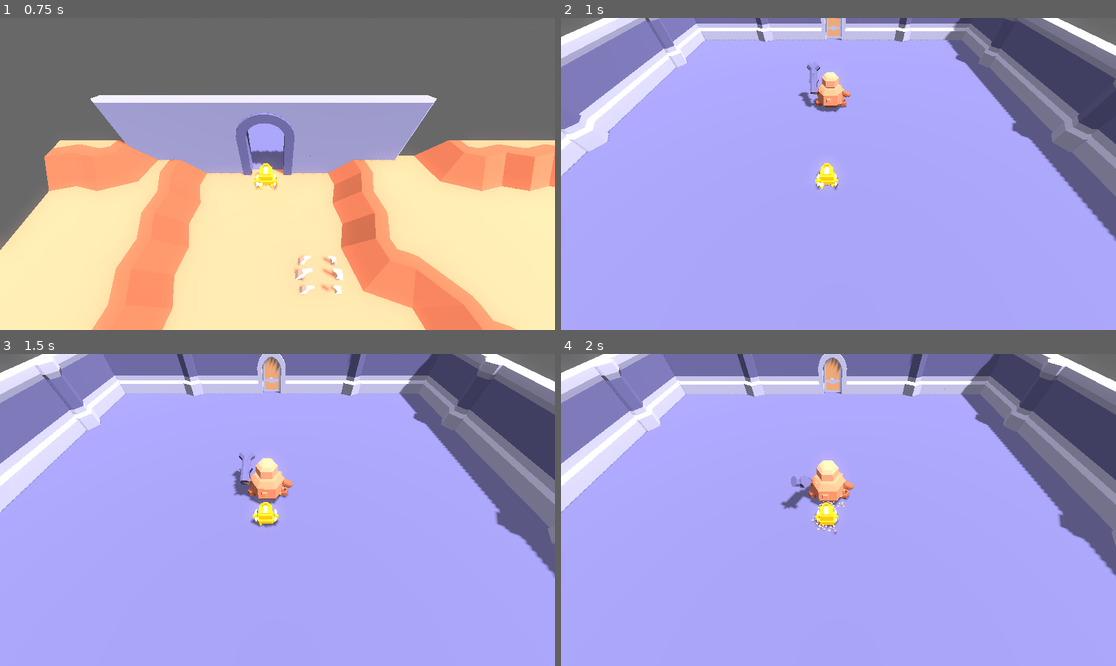
Above: before the commit, frames 1-4 (two rows, left to right).
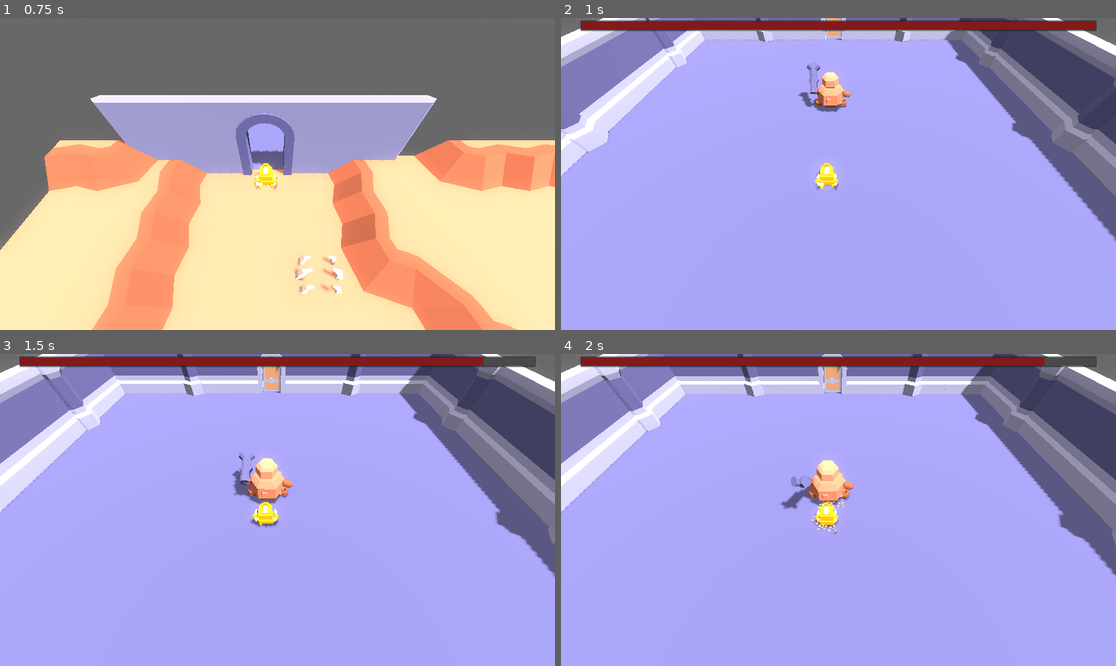
Above: after the commit, the same moments.

Repository: DreadBoy/children-of-the-parapet
Game: Godot game, scene res://scenes/game.tscn
Two runs of this game, one before a commit and one after it. Both use one fixed random seed, a clock stepped at 60 frames per second and the inputs below.
Inputs:
- Up to frame 1 (0.75 s): tap Enter at 0.5 s; hold W (move_up) from 0.53 s (still down); hold Shift (dash) from 0.53 s (still down)
- Up to frame 2 (1 s): keep holding W (move_up); keep holding Shift (dash)
- Up to frame 3 (1.5 s): keep holding W (move_up); release Shift (dash) at 1.28 s; tap Shift (dash) at 1.35 s
- Up to frame 4 (2 s): keep holding W (move_up)

Frame 1 is identical in both runs. In frame 2, 3.3% of the frame differs, in the area x 3-97%, y 0-5%; in frame 3, 3.3%; in frame 4, 3.3%.

Commit message:
Add Boss bar and global events for game win/loss

Diff:
--- a/boss-1/boss-1.gd
+++ b/boss-1/boss-1.gd
@@ -44,6 +44,6 @@
 		delta * turn_speed
 	)
 
-func _on_player_hit(body: Node3D):
-	print(body)
+func _on_player_hit(_body: Node3D):
+	Global.OnGameLoss.emit()
 	pass
--- a/character/character-animated.tscn
+++ b/character/character-animated.tscn
@@ -99,6 +99,83 @@
 "transitions": PackedFloat32Array(1),
 "update": 1,
 "values": [false]
+}
+
+[sub_resource type="Animation" id="Animation_callt"]
+resource_name = "dash"
+length = 0.5
+step = 0.02
+tracks/0/type = "value"
+tracks/0/imported = false
+tracks/0/enabled = true
+tracks/0/path = NodePath("head_classic:position")
+tracks/0/interp = 1
+tracks/0/loop_wrap = true
+tracks/0/keys = {
+"times": PackedFloat32Array(0, 0.02, 0.06),
+"transitions": PackedFloat32Array(1, 1, 1),
+"update": 0,
+"values": [Vector3(2.19719e-08, 0.0994902, 0), Vector3(2.19719e-08, 0.0551302, 0), Vector3(0.157549, 0.0379364, 0)]
+}
+tracks/1/type = "value"
+tracks/1/imported = false
+tracks/1/enabled = true
+tracks/1/path = NodePath("foot_topShield:position")
+tracks/1/interp = 1
+tracks/1/loop_wrap = true
+tracks/1/keys = {
+"times": PackedFloat32Array(0, 0.02, 0.06),
+"transitions": PackedFloat32Array(1, 1, 1),
+"update": 0,
+"values": [Vector3(8.78877e-08, 0.39949, 0), Vector3(8.78877e-08, 0.35513, 0), Vector3(0.157549, 0.337936, 0)]
+}
+tracks/2/type = "value"
+tracks/2/imported = false
+tracks/2/enabled = true
+tracks/2/path = NodePath("foot_double:position")
+tracks/2/interp = 1
+tracks/2/loop_wrap = true
+tracks/2/keys = {
+"times": PackedFloat32Array(0),
+"transitions": PackedFloat32Array(1),
+"update": 0,
+"values": [Vector3(2.98023e-08, 0.16, 0.18)]
+}
+tracks/3/type = "value"
+tracks/3/imported = false
+tracks/3/enabled = true
+tracks/3/path = NodePath("foot_double2:position")
+tracks/3/interp = 1
+tracks/3/loop_wrap = true
+tracks/3/keys = {
+"times": PackedFloat32Array(0),
+"transitions": PackedFloat32Array(1),
+"update": 0,
+"values": [Vector3(2.98023e-08, 0.16, -0.18)]
+}
+tracks/4/type = "value"
+tracks/4/imported = false
+tracks/4/enabled = true
+tracks/4/path = NodePath("attack-area:monitoring")
+tracks/4/interp = 1
+tracks/4/loop_wrap = true
+tracks/4/keys = {
+"times": PackedFloat32Array(0, 0.48),
+"transitions": PackedFloat32Array(1, 1),
+"update": 1,
+"values": [true, false]
+}
+tracks/5/type = "value"
+tracks/5/imported = false
+tracks/5/enabled = true
+tracks/5/path = NodePath("attack-area:monitorable")
+tracks/5/interp = 1
+tracks/5/loop_wrap = true
+tracks/5/keys = {
+"times": PackedFloat32Array(0, 0.48),
+"transitions": PackedFloat32Array(1, 1),
+"update": 1,
+"values": [true, false]
 }
 
 [sub_resource type="Animation" id="Animation_kcgvh"]
@@ -154,6 +231,82 @@
 "values": [Vector3(2.98023e-08, 0.16, -0.18), Vector3(0, 0.13, -0.18), Vector3(2.98023e-08, 0.16, -0.18)]
 }
 
+[sub_resource type="Animation" id="Animation_a43u0"]
+resource_name = "knockback"
+length = 0.4
+tracks/0/type = "value"
+tracks/0/imported = false
+tracks/0/enabled = true
+tracks/0/path = NodePath("head_classic:position")
+tracks/0/interp = 1
+tracks/0/loop_wrap = true
+tracks/0/keys = {
+"times": PackedFloat32Array(0, 0.1, 0.4),
+"transitions": PackedFloat32Array(1, 1, 1),
+"update": 0,
+"values": [Vector3(2.19719e-08, 0.0994902, 0), Vector3(2.19719e-08, 0.145855, 0), Vector3(2.19719e-08, 0.0994902, 0)]
+}
+tracks/1/type = "value"
+tracks/1/imported = false
+tracks/1/enabled = true
+tracks/1/path = NodePath("foot_topShield:position")
+tracks/1/interp = 1
+tracks/1/loop_wrap = true
+tracks/1/keys = {
+"times": PackedFloat32Array(0, 0.1, 0.4),
+"transitions": PackedFloat32Array(1, 1, 1),
+"update": 0,
+"values": [Vector3(8.78877e-08, 0.39949, 0), Vector3(8.78877e-08, 0.445855, 0), Vector3(8.78877e-08, 0.39949, 0)]
+}
+tracks/2/type = "value"
+tracks/2/imported = false
+tracks/2/enabled = true
+tracks/2/path = NodePath("foot_double:position")
+tracks/2/interp = 1
+tracks/2/loop_wrap = true
+tracks/2/keys = {
+"times": PackedFloat32Array(0, 0.1, 0.4),
+"transitions": PackedFloat32Array(1, 1, 1),
+"update": 0,
+"values": [Vector3(2.98023e-08, 0.16, 0.18), Vector3(0, 0.206, 0.21), Vector3(2.98023e-08, 0.16, 0.18)]
+}
+tracks/3/type = "value"
+tracks/3/imported = false
+tracks/3/enabled = true
+tracks/3/path = NodePath("foot_double2:position")
+tracks/3/interp = 1
+tracks/3/loop_wrap = true
+tracks/3/keys = {
+"times": PackedFloat32Array(0, 0.1, 0.4),
+"transitions": PackedFloat32Array(1, 1, 1),
+"update": 0,
+"values": [Vector3(2.98023e-08, 0.16, -0.18), Vector3(0, 0.206, -0.21), Vector3(2.98023e-08, 0.16, -0.18)]
+}
+tracks/4/type = "value"
+tracks/4/imported = false
+tracks/4/enabled = true
+tracks/4/path = NodePath("attack-area:monitoring")
+tracks/4/interp = 1
+tracks/4/loop_wrap = true
+tracks/4/keys = {
+"times": PackedFloat32Array(0),
+"transitions": PackedFloat32Array(1),
+"update": 1,
+"values": [false]
+}
+tracks/5/type = "value"
+tracks/5/imported = false
+tracks/5/enabled = true
+tracks/5/path = NodePath("attack-area:monitorable")
+tracks/5/interp = 1
+tracks/5/loop_wrap = true
+tracks/5/keys = {
+"times": PackedFloat32Array(0),
+"transitions": PackedFloat32Array(1),
+"update": 1,
+"values": [false]
+}
+
 [sub_resource type="Animation" id="Animation_o5i8h"]
 resource_name = "walk"
 length = 0.4
@@ -181,159 +334,6 @@
 "transitions": PackedFloat32Array(1, 1, 1, 1),
 "update": 0,
 "values": [Vector3(-0.03, 0, -0.13), Vector3(0.02, 0.015, -0.13), Vector3(0.03, 0, -0.13), Vector3(-0.03, 0, -0.13)]
-}
-
-[sub_resource type="Animation" id="Animation_callt"]
-resource_name = "dash"
-length = 0.5
-step = 0.02
-tracks/0/type = "value"
-tracks/0/imported = false
-tracks/0/enabled = true
-tracks/0/path = NodePath("head_classic:position")
-tracks/0/interp = 1
-tracks/0/loop_wrap = true
-tracks/0/keys = {
-"times": PackedFloat32Array(0, 0.02, 0.06),
-"transitions": PackedFloat32Array(1, 1, 1),
-"update": 0,
-"values": [Vector3(2.19719e-08, 0.0994902, 0), Vector3(2.19719e-08, 0.0551302, 0), Vector3(0.157549, 0.0379364, 0)]
-}
-tracks/1/type = "value"
-tracks/1/imported = false
-tracks/1/enabled = true
-tracks/1/path = NodePath("foot_topShield:position")
-tracks/1/interp = 1
-tracks/1/loop_wrap = true
-tracks/1/keys = {
-"times": PackedFloat32Array(0, 0.02, 0.06),
-"transitions": PackedFloat32Array(1, 1, 1),
-"update": 0,
-"values": [Vector3(8.78877e-08, 0.39949, 0), Vector3(8.78877e-08, 0.35513, 0), Vector3(0.157549, 0.337936, 0)]
-}
-tracks/2/type = "value"
-tracks/2/imported = false
-tracks/2/enabled = true
-tracks/2/path = NodePath("foot_double:position")
-tracks/2/interp = 1
-tracks/2/loop_wrap = true
-tracks/2/keys = {
-"times": PackedFloat32Array(0),
-"transitions": PackedFloat32Array(1),
-"update": 0,
-"values": [Vector3(2.98023e-08, 0.16, 0.18)]
-}
-tracks/3/type = "value"
-tracks/3/imported = false
-tracks/3/enabled = true
-tracks/3/path = NodePath("foot_double2:position")
-tracks/3/interp = 1
-tracks/3/loop_wrap = true
-tracks/3/keys = {
-"times": PackedFloat32Array(0),
-"transitions": PackedFloat32Array(1),
-"update": 0,
-"values": [Vector3(2.98023e-08, 0.16, -0.18)]
-}
-tracks/4/type = "value"
-tracks/4/imported = false
-tracks/4/enabled = true
-tracks/4/path = NodePath("attack-area:monitoring")
-tracks/4/interp = 1
-tracks/4/loop_wrap = true
-tracks/4/keys = {
-"times": PackedFloat32Array(0, 0.48),
-"transitions": PackedFloat32Array(1, 1),
-"update": 1,
-"values": [true, false]
-}
-tracks/5/type = "value"
-tracks/5/imported = false
-tracks/5/enabled = true
-tracks/5/path = NodePath("attack-area:monitorable")
-tracks/5/interp = 1
-tracks/5/loop_wrap = true
-tracks/5/keys = {
-"times": PackedFloat32Array(0, 0.48),
-"transitions": PackedFloat32Array(1, 1),
-"update": 1,
-"values": [true, false]
-}
-
-[sub_resource type="Animation" id="Animation_a43u0"]
-resource_name = "knockback"
-length = 0.4
-tracks/0/type = "value"
-tracks/0/imported = false
-tracks/0/enabled = true
-tracks/0/path = NodePath("head_classic:position")
-tracks/0/interp = 1
-tracks/0/loop_wrap = true
-tracks/0/keys = {
-"times": PackedFloat32Array(0, 0.1, 0.4),
-"transitions": PackedFloat32Array(1, 1, 1),
-"update": 0,
-"values": [Vector3(2.19719e-08, 0.0994902, 0), Vector3(2.19719e-08, 0.145855, 0), Vector3(2.19719e-08, 0.0994902, 0)]
-}
-tracks/1/type = "value"
-tracks/1/imported = false
-tracks/1/enabled = true
-tracks/1/path = NodePath("foot_topShield:position")
-tracks/1/interp = 1
-tracks/1/loop_wrap = true
-tracks/1/keys = {
-"times": PackedFloat32Array(0, 0.1, 0.4),
-"transitions": PackedFloat32Array(1, 1, 1),
-"update": 0,
-"values": [Vector3(8.78877e-08, 0.39949, 0), Vector3(8.78877e-08, 0.445855, 0), Vector3(8.78877e-08, 0.39949, 0)]
-}
-tracks/2/type = "value"
-tracks/2/imported = false
-tracks/2/enabled = true
-tracks/2/path = NodePath("foot_double:position")
-tracks/2/interp = 1
-tracks/2/loop_wrap = true
-tracks/2/keys = {
-"times": PackedFloat32Array(0, 0.1, 0.4),
-"transitions": PackedFloat32Array(1, 1, 1),
-"update": 0,
-"values": [Vector3(2.98023e-08, 0.16, 0.18), Vector3(0, 0.206, 0.21), Vector3(2.98023e-08, 0.16, 0.18)]
-}
-tracks/3/type = "value"
-tracks/3/imported = false
-tracks/3/enabled = true
-tracks/3/path = NodePath("foot_double2:position")
-tracks/3/interp = 1
-tracks/3/loop_wrap = true
-tracks/3/keys = {
-"times": PackedFloat32Array(0, 0.1, 0.4),
-"transitions": PackedFloat32Array(1, 1, 1),
-"update": 0,
-"values": [Vector3(2.98023e-08, 0.16, -0.18), Vector3(0, 0.206, -0.21), Vector3(2.98023e-08, 0.16, -0.18)]
-}
-tracks/4/type = "value"
-tracks/4/imported = false
-tracks/4/enabled = true
-tracks/4/path = NodePath("attack-area:monitoring")
-tracks/4/interp = 1
-tracks/4/loop_wrap = true
-tracks/4/keys = {
-"times": PackedFloat32Array(0),
-"transitions": PackedFloat32Array(1),
-"update": 1,
-"values": [false]
-}
-tracks/5/type = "value"
-tracks/5/imported = false
-tracks/5/enabled = true
-tracks/5/path = NodePath("attack-area:monitorable")
-tracks/5/interp = 1
-tracks/5/loop_wrap = true
-tracks/5/keys = {
-"times": PackedFloat32Array(0),
-"transitions": PackedFloat32Array(1),
-"update": 1,
-"values": [false]
 }
 
 [sub_resource type="AnimationLibrary" id="AnimationLibrary_k0iuj"]
@@ -436,10 +436,17 @@
 
 [node name="attack-area" type="Area3D" parent="." index="8"]
 collision_layer = 8
-collision_mask = 5
+collision_mask = 4
 monitoring = false
 monitorable = false
 
 [node name="CollisionShape3D" type="CollisionShape3D" parent="attack-area" index="0"]
 transform = Transform3D(1, 0, 0, 0, 1, 0, 0, 0, 1, 0, 0.25, 0)
 shape = SubResource("CylinderShape3D_n8it7")
+
+[node name="scene-area" type="Area3D" parent="." index="9"]
+collision_layer = 8
+
+[node name="CollisionShape3D2" type="CollisionShape3D" parent="scene-area" index="0"]
+transform = Transform3D(1, 0, 0, 0, 1, 0, 0, 0, 1, 0, 0.25, 0)
+shape = SubResource("CylinderShape3D_n8it7")
--- a/character/character.gd
+++ b/character/character.gd
@@ -9,7 +9,8 @@
 
 func _ready():
 	state_machine.travel("idle")
-	$Pivot/"character"/"attack-area".body_entered.connect(_on_hit)
+	$Pivot/"character"/"attack-area".body_entered.connect(_on_attack)
+	$Pivot/"character"/"scene-area".body_entered.connect(_on_scene_hit)
 
 func _physics_process(_delta):
 	var state = state_machine.get_current_node()
@@ -52,7 +53,13 @@
 		elif direction == Vector3.ZERO and state != "idle":
 			state_machine.travel("idle")
 
-func _on_hit(body: Node3D):
+func _on_attack(body: Node3D):
 	if state_machine.get_current_node() == "dash":
-		print("hit %s while dashing" % body)
+		print("attacked %s while dashing" % body)
+		Global.OnBossDamage.emit()
 		state_machine.travel("knockback")
+
+func _on_scene_hit(body: Node3D):
+	if state_machine.get_current_node() == "dash":
+		print("hit wall %s while dashing" % body)
+		state_machine.travel("knockback")
--- /dev/null
+++ b/scenes/arena.gd
@@ -0,0 +1,22 @@
+extends Node3D
+
+var boss_health = 10
+@onready var boss_bar = $"PanelContainer/MarginContainer/HBoxContainer/ColorRect"
+
+func _ready():
+	Global.OnBossDamage.connect(_on_boss_damage)
+	await get_tree().create_timer(0).timeout
+	_update_ui()
+
+func _process(delta):
+	pass
+
+func _on_boss_damage():
+	boss_health = boss_health - 1
+	_update_ui()
+	if boss_health == 0:
+		Global.OnGameWon.emit()
+
+func _update_ui():
+	var parent = boss_bar.get_parent_control()
+	boss_bar.custom_minimum_size = Vector2(parent.size.x * boss_health / 10, 0)
--- a/scenes/arena.tscn
+++ b/scenes/arena.tscn
@@ -1,5 +1,6 @@
-[gd_scene load_steps=7 format=3 uid="uid://cqkmqva8c5f37"]
-
+[gd_scene load_steps=8 format=3 uid="uid://cqkmqva8c5f37"]
+
+[ext_resource type="Script" path="res://scenes/arena.gd" id="1_56hhb"]
 [ext_resource type="PackedScene" uid="uid://bj3xcmibrysj" path="res://boss-1/boss-1.tscn" id="1_qqwke"]
 [ext_resource type="PackedScene" uid="uid://da4573v0fwnv7" path="res://kits/dungeon/floor.tscn" id="2_dwtpn"]
 [ext_resource type="PackedScene" uid="uid://c7k7h68qgtj8h" path="res://kits/dungeon/wall.tscn" id="3_eb18v"]
@@ -9,11 +10,13 @@
 
 [node name="arena" type="Node3D"]
 transform = Transform3D(1, 0, 0, 0, 1, 0, 0, 0, 1, -12, 0, -1)
+script = ExtResource("1_56hhb")
 
 [node name="boss-1" parent="." instance=ExtResource("1_qqwke")]
 transform = Transform3D(-4.37114e-08, 0, -1, 0, 1, 0, 1, 0, -4.37114e-08, -3, 0, -1.19209e-07)
 
-[node name="floor" type="Node" parent="."]
+[node name="floor" type="Node3D" parent="."]
+transform = Transform3D(1, 0, 0, 0, 1, 0, 0, 0, 1, 12, 0, 1)
 
 [node name="floor" parent="floor" instance=ExtResource("2_dwtpn")]
 transform = Transform3D(2, 0, 0, 0, 2, 0, 0, 0, 2, -16, -2, -1)
@@ -162,7 +165,8 @@
 [node name="floor64" parent="floor" instance=ExtResource("2_dwtpn")]
 transform = Transform3D(2, 0, 0, 0, 2, 0, 0, 0, 2, -20, -2, -7)
 
-[node name="walls" type="Node" parent="."]
+[node name="walls" type="Node3D" parent="."]
+transform = Transform3D(1, 0, 0, 0, 1, 0, 0, 0, 1, 12, 0, 1)
 
 [node name="wall" parent="walls" instance=ExtResource("3_eb18v")]
 transform = Transform3D(-8.74228e-08, 0, -2, 0, 2, 0, 2, 0, -8.74228e-08, -12, 0, 6)
@@ -295,3 +299,34 @@
 
 [node name="door" parent="." instance=ExtResource("6_2r85p")]
 transform = Transform3D(2, 0, 0, 0, 2, 0, 0, 0, 2, -9, 0, 0)
+
+[node name="PanelContainer" type="PanelContainer" parent="."]
+anchors_preset = -1
+anchor_right = 1.0
+offset_left = 40.0
+offset_top = 5.0
+offset_right = -40.0
+offset_bottom = 27.0
+
+[node name="MarginContainer" type="MarginContainer" parent="PanelContainer"]
+layout_mode = 2
+theme_override_constants/margin_left = 2
+theme_override_constants/margin_top = 2
+theme_override_constants/margin_right = 2
+theme_override_constants/margin_bottom = 2
+
+[node name="HBoxContainer" type="HBoxContainer" parent="PanelContainer/MarginContainer"]
+layout_mode = 2
+size_flags_horizontal = 3
+theme_override_constants/separation = 0
+alignment = 1
+
+[node name="ColorRect" type="ColorRect" parent="PanelContainer/MarginContainer/HBoxContainer"]
+custom_minimum_size = Vector2(100, 0)
+layout_mode = 2
+color = Color(0.509804, 0.0980392, 0.101961, 1)
+
+[node name="ColorRect2" type="ColorRect" parent="PanelContainer/MarginContainer/HBoxContainer"]
+layout_mode = 2
+size_flags_horizontal = 3
+color = Color(0.286275, 0.286275, 0.286275, 1)
--- a/scenes/global.gd
+++ b/scenes/global.gd
@@ -1,3 +1,8 @@
 extends Node
 
 @onready var player = $/root/Main/player
+
+
+signal OnBossDamage()
+signal OnGameWon()
+signal OnGameLoss()
